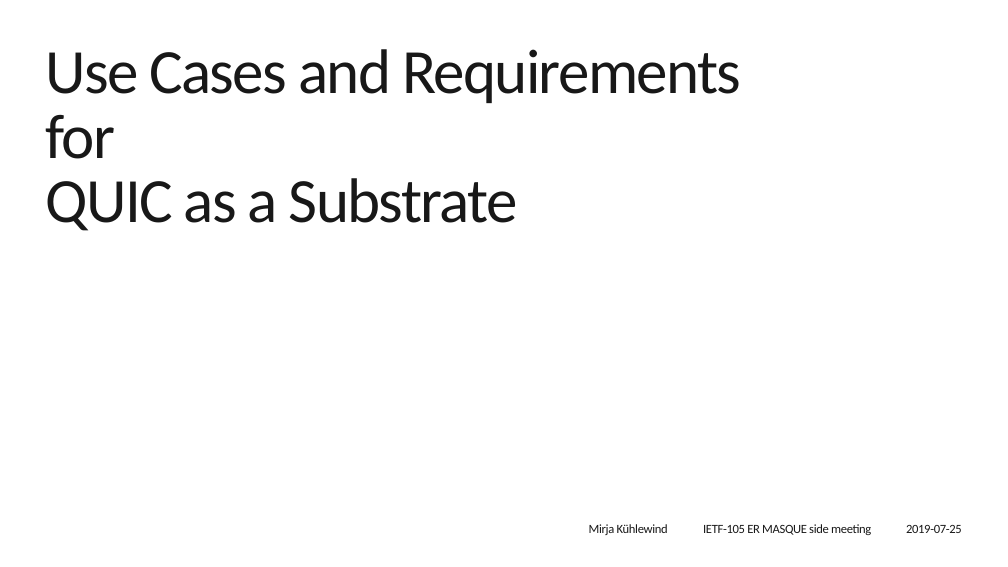
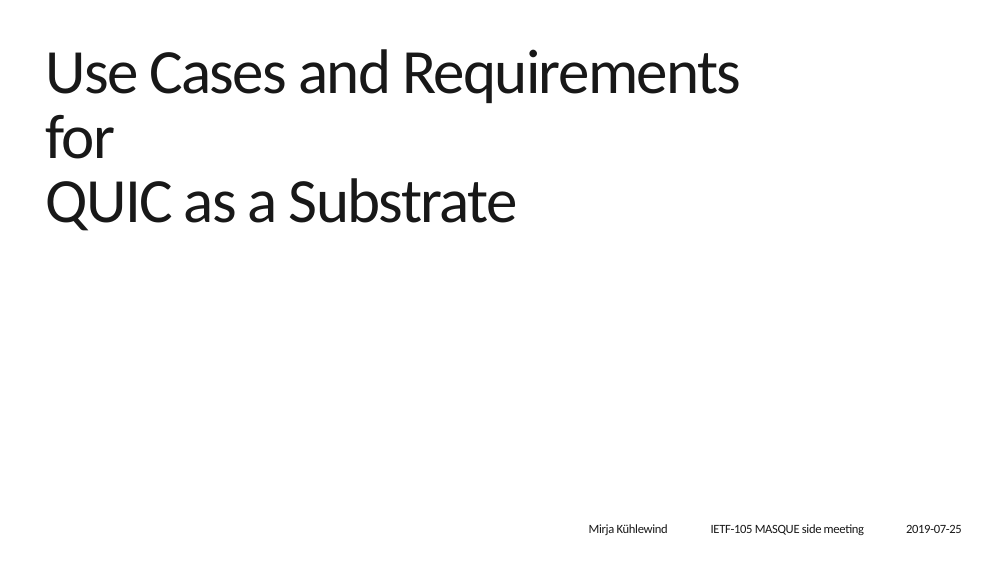
Before and after one commit to mirjak/draft-kuehlewind-quic-substrate, a slide deck: slide 1 of ietf105-masque-side-meeting.pptx. Drawn at 1008x567 pixels with LibreOffice and Linux fonts; fonts in the diff are those of the drawing; background and template pictures are left out. Boxes give left, top, right and bottom in pixels: in the first picture for what was removed or moved away, otherwise in the second. Text is boxed around its words. In the diff, an @@ line names an element or a change of style, - is before the commit and + after.

Commit message:
ietf-105 slides nit

```diff
--- a/ietf105-masque-side-meeting.pptx
+++ b/ietf105-masque-side-meeting.pptx
@@ text at [711,524,864,535]: text changed @@
-IETF-105 ER MASQUE side meeting
+IETF-105 MASQUE side meeting
```
Also in this commit, not shown: 1 other file.
